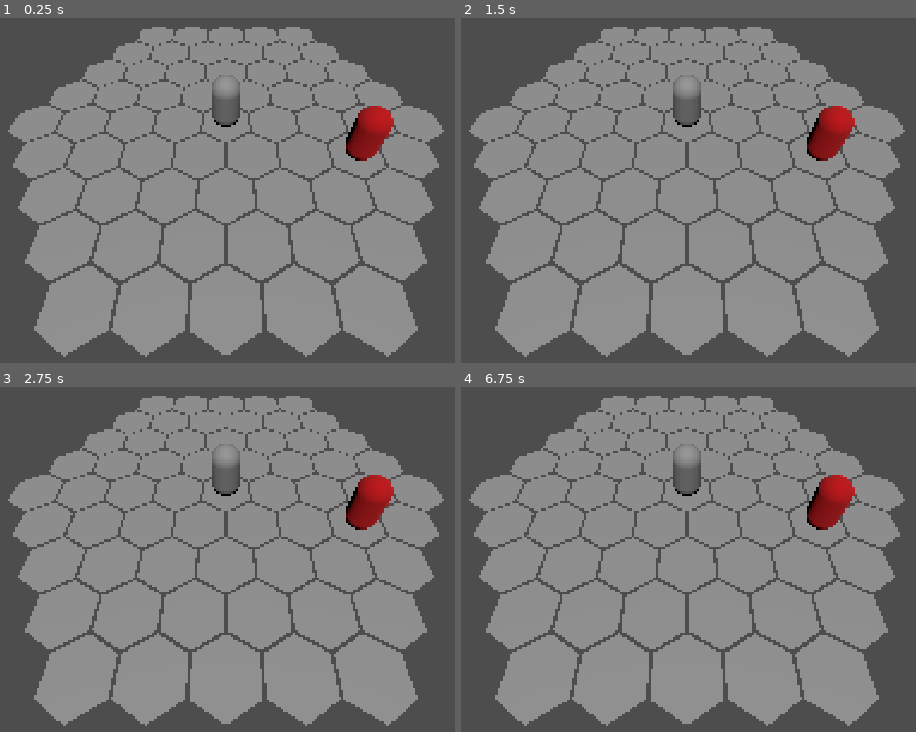
Above: before the commit, frames 1-4 (two rows, left to right).
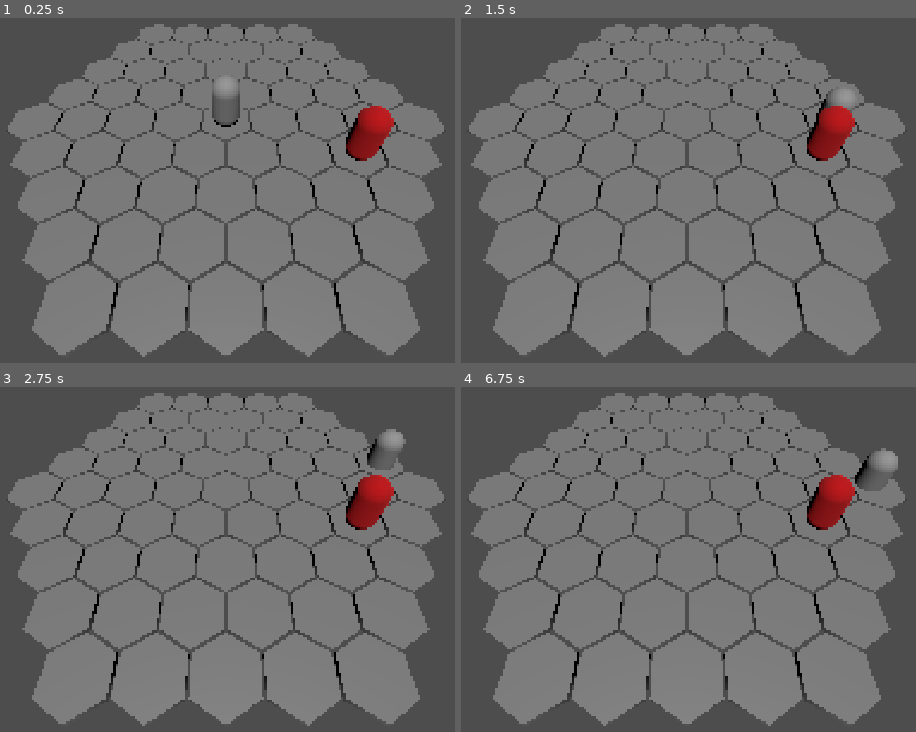
Above: after the commit, the same moments.

Repository: mmb5049/IGME601-Group4
Game: Godot game, scene res://Levels/Arena.tscn
The game is run twice, just before and just after one commit, with the same random seed, the same clock (stepped at 60 frames per second) and the same inputs.
Inputs (mouse positions are in pixels of both pictures, inside the frame that each line leads up to):
- Up to frame 1 (0.25 s): no input
- Up to frame 2 (1.5 s): tap Enter at 0.5 s; move the mouse to (861, 121) at 0.52 s; hold D 0.53-1.28 s; tap M at 0.6, 1.35 s; click (861, 121) at 0.67 s; tap Space at 1.25 s; move the mouse to (529, 166) at 1.27 s; hold S from 1.28 s (still down); click (529, 166) at 1.42 s
- Up to frame 3 (2.75 s): tap Enter at 2 s; move the mouse to (304, 414) at 2.02 s; release S at 2.03 s; hold D from 2.03 s (still down); tap M at 2.1 s; click (304, 414) at 2.17 s
- Up to frame 4 (6.75 s): tap Space at 2.75, 4.25 s; move the mouse to (647, 604) at 2.77 s; tap M every 0.75 s from 2.85 to 6.6 s; click (647, 604) at 2.92 s; tap Enter at 3.5 s; move the mouse to (outside the picture) at 3.52 s; release D at 3.53 s; hold S 3.53-5.78 s; click (outside the picture) at 3.67 s; move the mouse to (outside the picture) at 4.27 s; click (outside the picture) at 4.42 s; move the mouse to (724, 514) at 5.02 s; click (724, 514) at 5.17 s; move the mouse to (565, 400) at 5.77 s; hold D from 5.78 s (still down); click (565, 400) at 5.92 s; move the mouse to (861, 490) at 6.52 s; click (861, 490) at 6.67 s

The runs differ from the first frame. In frame 1, 7.9% of the frame differs, in the area x 1-98%, y 1-99%; in frame 2, 8.5%; in frame 3, 8.9%; in frame 4, 9.0%.
Error after the commit: Invalid access to property or key 'type' on a base object of type 'Nil'. (res://Characters/player_controller.gd:107)

Commit message:
Returned all functionality

Diff:
--- a/igme-601-group-4/Abilities/Slash.tres
+++ b/igme-601-group-4/Abilities/Slash.tres
@@ -5,6 +5,6 @@
 [resource]
 script = ExtResource("1_8nbmr")
 ability_name = "Slash"
-range = 1
+range = 2
 targeting_type = 3
 metadata/_custom_type_script = "uid://bb2g6ka3m3kqr"
--- a/igme-601-group-4/Characters/Enemy.tscn
+++ b/igme-601-group-4/Characters/Enemy.tscn
@@ -15,5 +15,5 @@
 mesh = SubResource("CapsuleMesh_pdfgs")
 surface_material_override/0 = SubResource("StandardMaterial3D_jhdhk")
 
-[node name="Node" type="Node" parent="." unique_id=977198110]
+[node name="Movement" type="Node" parent="." unique_id=977198110]
 script = ExtResource("2_mig5a")
--- a/igme-601-group-4/Characters/Player.tscn
+++ b/igme-601-group-4/Characters/Player.tscn
@@ -10,8 +10,9 @@
 
 [sub_resource type="CapsuleShape3D" id="CapsuleShape3D_0f3il"]
 
-[node name="Player" type="CharacterBody3D" unique_id=372403699]
+[node name="Player" type="CharacterBody3D" unique_id=372403699 node_paths=PackedStringArray("movement")]
 script = ExtResource("1_v6d5b")
+movement = NodePath("Movement")
 abilities = Array[ExtResource("2_v6d5b")]([ExtResource("3_55lj8"), ExtResource("4_qhb0e")])
 
 [node name="MeshInstance3D" type="MeshInstance3D" parent="." unique_id=1168173185]
@@ -23,7 +24,3 @@
 [node name="Movement" type="Node" parent="." unique_id=1414287046 node_paths=PackedStringArray("character")]
 script = ExtResource("5_55lj8")
 character = NodePath("..")
-
-[node name="Movement" type="Node" parent="Movement" unique_id=1737023877 node_paths=PackedStringArray("character")]
-script = ExtResource("5_55lj8")
-character = NodePath("../..")
--- a/igme-601-group-4/Characters/character_movement.gd
+++ b/igme-601-group-4/Characters/character_movement.gd
@@ -1,24 +1,24 @@
 extends Node
 
+class_name CharacterMovement
+
 @export var character:Node3D
+@export var move_speed:float = 20
 
-@export var move_speed:float
-
-var current_cell:Vector2i
+var current_cell:Vector2i = Vector2i.ZERO
 var target_cell:Vector2i
 var path:Array[Vector2i]
 
 var is_moving:bool
+
+func _ready():
+	target_cell = current_cell
 
 func _physics_process(delta):
 	if(target_cell != current_cell):
 		# Move to the target cell
 		var reached_target = move_to(target_cell,delta)
 		if (reached_target):
-			# Update occupancy
-			HexGrid.instance.set_occupied(current_cell, false)
-			HexGrid.instance.set_occupied(target_cell, true)
-
 			# Find next cell in the path
 			if path and not path.is_empty():
 				target_cell = path.pop_front()
@@ -30,8 +30,8 @@
 
 # Creates a path toward
 func pathfind(end_cell:Vector2i):
-	var path := HexGrid.instance.find_path(current_cell, target_cell)
-
+	## Should not pathfind when dashing...
+	path = HexGrid.find_path(current_cell, end_cell)
 	## Old code... Checks if path has enough tiles to move
 	if path.is_empty():
 		return
@@ -39,14 +39,16 @@
 	if path.is_empty():
 		return
 
+	HexGrid.set_occupied(current_cell, false)
 	target_cell = path.pop_front()
+	print("New target is: " + str(target_cell))
 
 # Move character towards target hex. Returns true if the target has been reached
 func move_to(cell:Vector2i, delta) -> bool:
-	var target_position := HexGrid.instance.to_global(HexGrid.hex_to_world(cell))
+	var target_position = HexGrid.to_global(HexGrid.hex_to_world(cell))
 
 	# Adjust target height
-	target_position.y = HexGrid.instance.cell_height / 2.0 + 0.5
+	target_position.y = HexGrid.hex_height / 2.0 + 0.5
 
 	# Set speed
 	var current_speed = move_speed
@@ -59,6 +61,11 @@
 
 	# Check if target reached
 	if character.global_position.distance_to(target_position) < 0.01:
+		# Update occupancy
+		HexGrid.set_occupied(current_cell, false)
+		HexGrid.set_occupied(target_cell, true)
+
+		# Snap position
 		character.global_position = target_position
 		current_cell = target_cell
 		return true
--- a/igme-601-group-4/Characters/enemy.gd
+++ b/igme-601-group-4/Characters/enemy.gd
@@ -20,16 +20,16 @@
 
 func set_grid_pos(new_hex:Vector2i) -> bool:
 	# check if hex is valid
-	if  HexScript.is_valid_cell(new_hex) and HexScript.is_occupied(new_hex):
+	if  HexGrid.is_valid_cell(new_hex) and HexGrid.is_occupied(new_hex):
 		print("Hex Occupied")
 		return false
 
 	# clear old hex
 	if current_cell:
-		HexScript.set_occupied(current_cell, false)
+		HexGrid.set_occupied(current_cell, false)
 
 	# occupy new hex
 	current_cell = new_hex
-	HexScript.set_occupied(current_cell, self)
-	position = HexScript.hex_to_world(current_cell) + Vector3(0,1,0)
+	HexGrid.set_occupied(current_cell, self)
+	position = HexGrid.hex_to_world(current_cell) + Vector3(0,1,0)
 	return true
--- a/igme-601-group-4/Characters/player_controller.gd
+++ b/igme-601-group-4/Characters/player_controller.gd
@@ -1,24 +1,12 @@
 extends CharacterBody3D
 class_name PlayerController
 
-var move_speed: float = 10.0
-var dash_speed: float = 25.0
-var current_speed: float
-
-@onready var camera: Camera3D = get_viewport().get_camera_3d()
-
-var current_cell: Vector2i = Vector2i.ZERO
-
-var path: Array[Vector2i] = []
-
-var target_cell: Vector2i
-
-var is_moving := false
-var is_dashing := false
+@onready var camera:Camera3D = get_viewport().get_camera_3d()
+@export var movement:CharacterMovement
 
 @export_category("Abilities")
 @export var abilities: Array[Ability] = []
-var active_ability: Ability = null
+var selected_ability:Ability = null
 
 enum PlayerMode {
 	NONE,
@@ -26,46 +14,56 @@
 	ACTING
 }
 var current_mode := PlayerMode.NONE
-var selected_ability:Ability = null
-
-var dash_path: Array[Vector2i] = []
+
+var cursor_position:Vector2i
 
 func _ready():
-	var spawn_position := HexGrid.hex_to_world(current_cell)
-	spawn_position.y = HexGrid.instance.cell_height / 2.0 + 1
-
-	global_position = HexGrid.instance.to_global(spawn_position)
-
-	HexGrid.instance.set_occupied(current_cell, true)
-func _process(delta):
-	pass
+	var spawn_position := HexGrid.hex_to_world(movement.current_cell)
+	spawn_position.y = HexGrid.hex_height / 2.0 + 1
+
+	global_position = HexGrid.to_global(spawn_position)
+
+	HexGrid.set_occupied(movement.current_cell, true)
+
+func _process(_delta):
+	match current_mode:
+		PlayerMode.NONE:
+
+			pass
+		PlayerMode.TARGETING:
+
+			pass
+		PlayerMode.ACTING:
+			## Carry out during Action Phase, after queue is made
+			pass
+
 func _unhandled_input(event):
 # All the key press below is for testing purposes
 	if event is InputEventKey:
 		if event.pressed and not event.echo:
-
-			if event.keycode == KEY_M:
-				add_ability(get_ability("Move"))
-				return
-
-			if event.keycode == KEY_D:
-				add_ability(get_ability("Dash"))
-				return
-
-			if event.keycode == KEY_S:
-				add_ability(get_ability("Slash"))
-				return
-
-	if event is InputEventMouseButton:
-
-		if event.button_index != MOUSE_BUTTON_LEFT:
-			return
-
-		if not event.pressed:
-			return
-
-		if is_moving:
-			return
+			if current_mode == PlayerMode.NONE:
+				match event.keycode:
+					KEY_M:
+						add_ability(get_ability("Move"))
+					KEY_D:
+						add_ability(get_ability("Dash"))
+					KEY_S:
+						add_ability(get_ability("Slash"))
+				preview_target(selected_ability,cursor_position)
+	elif event is InputEventMouseButton and event.button_index == MOUSE_BUTTON_LEFT and event.pressed:
+		if current_mode == PlayerMode.TARGETING:
+			current_mode = PlayerMode.NONE
+			HexGrid.clear_highlights()
+			var target_data = get_target(selected_ability,cursor_position)
+
+			## For now, just execute the ability with the information aleady gathered
+			execute_ability(selected_ability,target_data)
+		else:
+			print("Occupied: " + str(HexGrid.occupied_cells))
+	elif event is InputEventMouseMotion:
+		cursor_position = event.position
+		if current_mode == PlayerMode.TARGETING:
+			preview_target(selected_ability,cursor_position)
 
 # ======Ability Template======
 func get_ability(ability_name: String) -> Ability:
@@ -74,12 +72,9 @@
 			return ability
 	return null
 
-func add_ability(ability: Ability) -> void:
+# Adds ability to the queue. Some abilities require input before being added.
+func add_ability(ability:Ability) -> void:
 	if ability == null:
-		return
-
-	## Remove after queue is functioning
-	if is_moving:
 		return
 
 	print("Using ability: ", ability.ability_name)
@@ -87,6 +82,7 @@
 	match ability.targeting_type:
 		Global.TargetingType.NONE:
 			# Add ability to queue
+			## Need to add ability to queue immediately (as of right now, there are no abilities with NONE)
 			pass
 		Global.TargetingType.DIRECTION:
 			# Get direction
@@ -100,39 +96,41 @@
 			# Get tile location
 			current_mode = PlayerMode.TARGETING
 			selected_ability = ability
-	#match ability.type:
-		#Ability.AbilityType.MOVEMENT:
-			#use_movement_ability(ability)
-		#Ability.AbilityType.ATTACK:
-			#use_attack_ability(ability)
-		#Ability.AbilityType.TRAP:
-			#use_trap_ability(ability)
-		#Ability.AbilityType.STATUS:
-			#use_status_ability(ability)
-		#Ability.AbilityType.DEFENSE:
-			#use_defense_ability(ability)
 
 # Updates the grid display
 func preview_target(ability:Ability, mouse_position:Vector2):
-	HexGrid.instance.clear_highlights()
+	HexGrid.clear_highlights()
 	var target_data = get_target(ability,mouse_position)
+	var highlightMat:ShaderMaterial
+
+	# Select material
+	match ability.type:
+		Global.AbilityType.MOVEMENT:
+			highlightMat = HexGrid.material_move
+		Global.AbilityType.ATTACK:
+			highlightMat = HexGrid.material_attack
+
+	# Highlight cells
 	match ability.targeting_type:
 		Global.TargetingType.NONE:
 			pass
 		Global.TargetingType.DIRECTION:
-			var direction = target_data;
-
-			if direction == Vector2i.ZERO:
+			if !target_data or target_data == Vector2i.ZERO:
 				return
-
-			HexGrid.instance.highlight_line(HexGrid.instance.material_blue,current_cell,direction,ability.range)
+			# Display all directions as one color, then the target as another
+			for direction:Vector2i in HexGrid.DIRECTIONS:
+				HexGrid.highlight_line(highlightMat,movement.current_cell,direction,ability.range)
+			HexGrid.highlight_line(HexGrid.material_select,movement.current_cell,target_data,ability.range)
 		Global.TargetingType.SHAPE:
 			pass
 		Global.TargetingType.SINGLE_TILE:
+			var cells:Array[Vector2i]
+			for i in range(ability.range):
+				cells.append_array(HexGrid.get_ring(movement.current_cell,i+1))
+			if cells:
+				HexGrid.highlight_cells(highlightMat,cells)
 			if(target_data):
-				HexGrid.instance.create_highlight(HexGrid.instance.material_blue,target_data)
-			pass
-	pass
+				HexGrid.create_highlight(HexGrid.material_select,target_data)
 
 # Returns appropriate target data based on target type
 	# DIRECTION: returns a Vector2i for direction
@@ -142,14 +140,14 @@
 	var clicked_cell = get_clicked_hex(mouse_position)
 
 	# Validate cell
-	if clicked_cell == null or not HexScript.is_valid_cell(clicked_cell):
+	if clicked_cell == null or not HexGrid.is_valid_cell(clicked_cell):
 		return
 
 	match ability.targeting_type:
 		Global.TargetingType.NONE:
 			pass
 		Global.TargetingType.DIRECTION:
-			var difference: Vector2i = clicked_cell - current_cell
+			var difference: Vector2i = clicked_cell - movement.current_cell
 			if difference == Vector2i.ZERO:
 				return false
 
@@ -167,10 +165,20 @@
 			pass
 		Global.TargetingType.SINGLE_TILE:
 			# Limit to range
-			if HexScript.hex_distance(clicked_cell,current_cell) > ability.range:
+			if HexGrid.hex_distance(clicked_cell,movement.current_cell) > ability.range:
 				return false
 			return clicked_cell
-	pass
+
+func execute_ability(ability:Ability, target_data):
+	print("Executing: " + str(ability.ability_name))
+	match ability.type:
+		Global.AbilityType.MOVEMENT:
+			if(ability.targeting_type == Global.TargetingType.DIRECTION):
+				target_data = HexGrid.raycast(movement.current_cell,target_data,ability.range)
+			print("Moving to: " + str(target_data))
+			movement.pathfind(target_data)
+		Global.AbilityType.ATTACK:
+			pass
 
 func get_clicked_hex(mouse_position: Vector2):
 	# Create a ray from the camera through the mouse position
@@ -182,14 +190,14 @@
 		return null
 
 	# Find where the ray intersects the hex grid plane
-	var grid_y := HexGrid.instance.global_position.y
-	var distance := (grid_y - ray_origin.y) / ray_direction.y
+	var grid_y = HexGrid.global_position.y
+	var distance = (grid_y - ray_origin.y) / ray_direction.y
 	if distance < 0:
 		return null
-	var hit_position := ray_origin + ray_direction * distance
+	var hit_position = ray_origin + ray_direction * distance
 
 	# Convert global position to HexGrid local space
-	var local_position := HexGrid.instance.to_local(hit_position)
+	var local_position = HexGrid.to_local(hit_position)
 
 	# Convert world position to hex coordinate
-	return HexGrid.instance.world_to_hex(local_position)
+	return HexGrid.world_to_hex(local_position)
--- a/igme-601-group-4/Levels/Arena.tscn
+++ b/igme-601-group-4/Levels/Arena.tscn
@@ -1,11 +1,18 @@
 [gd_scene format=3 uid="uid://b0576k1jo61m6"]
 
 [ext_resource type="Script" uid="uid://dl8o2e2kjwvf0" path="res://Levels/arena_manager.gd" id="1_5o1c7"]
-[ext_resource type="Script" uid="uid://bb0hd8ec4i4l0" path="res://Scripts/hex_script.gd" id="2_f8rhi"]
+[ext_resource type="Script" uid="uid://bb0hd8ec4i4l0" path="res://Scripts/hex_grid.gd" id="2_f8rhi"]
+[ext_resource type="Script" uid="uid://bb2g6ka3m3kqr" path="res://Abilities/ability_template.gd" id="4_kn3ki"]
+[ext_resource type="Resource" uid="uid://but2yi6prxp3a" path="res://Abilities/Dash.tres" id="5_8ml7l"]
 [ext_resource type="PackedScene" uid="uid://dqd3f12ucks48" path="res://Characters/Player.tscn" id="5_dsr05"]
+[ext_resource type="Resource" uid="uid://cqkngmj77qk5w" path="res://Abilities/Move.tres" id="6_k3an4"]
+[ext_resource type="Resource" uid="uid://c67pwnn5oxebi" path="res://Abilities/Slash.tres" id="7_ifjt6"]
 
 [node name="Arena" type="Node3D" unique_id=1193273823]
 script = ExtResource("1_5o1c7")
+
+[node name="HexGrid" type="Node3D" parent="." unique_id=391055418]
+script = ExtResource("2_f8rhi")
 
 [node name="Camera3D" type="Camera3D" parent="." unique_id=1743601750]
 transform = Transform3D(1, 0, 0, 0, 0.6432073, 0.7656921, 0, -0.7656921, 0.6432073, 0, 7.695714, 7.499794)
@@ -15,8 +22,6 @@
 transform = Transform3D(1, 0, 0, 0, 0.41029218, 0.91195416, 0, -0.91195416, 0.41029218, 0, 2.4668567, 1.7899017)
 
 [node name="Player" parent="." unique_id=372403699 instance=ExtResource("5_dsr05")]
-
-[node name="HexGrid" type="Node3D" parent="." unique_id=391055418]
-script = ExtResource("2_f8rhi")
+abilities = Array[ExtResource("4_kn3ki")]([ExtResource("5_8ml7l"), ExtResource("6_k3an4"), ExtResource("7_ifjt6")])
 
 [node name="Enemies" type="Node3D" parent="." unique_id=931866839]
--- /dev/null
+++ b/igme-601-group-4/Materials/Shaders/hex_base.gdshader
@@ -0,0 +1,18 @@
+shader_type spatial;
+
+uniform vec4 color:source_color = vec4(0.202,0.202,0.202,1);
+
+void vertex() {
+	// Called for every vertex the material is visible on.
+}
+
+void fragment() {
+	// Called for every pixel the material is visible on.
+	ALBEDO = color.rgb;
+	ROUGHNESS = 0.5;
+}
+
+//void light() {
+//	// Called for every pixel for every light affecting the material.
+//	// Uncomment to replace the default light processing function with this one.
+//}
--- /dev/null
+++ b/igme-601-group-4/Materials/hex_base.tres
@@ -0,0 +1,8 @@
+[gd_resource type="ShaderMaterial" format=3 uid="uid://dy77xl57hh74m"]
+
+[ext_resource type="Shader" uid="uid://cuhmtigm7tfkn" path="res://Materials/Shaders/hex_base.gdshader" id="1_7atvq"]
+
+[resource]
+render_priority = 0
+shader = ExtResource("1_7atvq")
+shader_parameter/color = Color(0.4862745, 0.4862745, 0.4862745, 1)
--- a/igme-601-group-4/Materials/hex_glow_blue.tres
+++ b/igme-601-group-4/Materials/hex_glow_attack.tres
@@ -1,12 +1,12 @@
-[gd_resource type="ShaderMaterial" format=3 uid="uid://b3enob0tmuqwr"]
+[gd_resource type="ShaderMaterial" format=3 uid="uid://du2xlxim4627v"]
 
-[ext_resource type="Shader" uid="uid://ki1kfwdpc5si" path="res://Materials/hex_glow.gdshader" id="1_716bp"]
+[ext_resource type="Shader" uid="uid://ki1kfwdpc5si" path="res://Materials/Shaders/hex_glow.gdshader" id="1_l5q55"]
 
 [resource]
 render_priority = 0
-shader = ExtResource("1_716bp")
+shader = ExtResource("1_l5q55")
 shader_parameter/base_color = Color(0.48452926, 0.48452926, 0.48452926, 1)
-shader_parameter/glow_color = Color(1, 1, 0.3, 1)
+shader_parameter/glow_color = Color(1, 0.30196083, 0.38485336, 1)
 shader_parameter/glow_strength = 4.0
 shader_parameter/glow_speed = 3.0
 shader_parameter/edge_thickness = 0.2
--- /dev/null
+++ b/igme-601-group-4/Materials/hex_glow_move.tres
@@ -0,0 +1,12 @@
+[gd_resource type="ShaderMaterial" format=3 uid="uid://b3enob0tmuqwr"]
+
+[ext_resource type="Shader" uid="uid://ki1kfwdpc5si" path="res://Materials/Shaders/hex_glow.gdshader" id="1_716bp"]
+
+[resource]
+render_priority = 0
+shader = ExtResource("1_716bp")
+shader_parameter/base_color = Color(0.4862745, 0.4862745, 0.4862745, 1)
+shader_parameter/glow_color = Color(0.30196083, 0.7618256, 1, 1)
+shader_parameter/glow_strength = 4.0
+shader_parameter/glow_speed = 3.0
+shader_parameter/edge_thickness = 0.2
--- a/igme-601-group-4/Materials/hex_glow_red.tres
+++ b/igme-601-group-4/Materials/hex_glow_select.tres
@@ -1,10 +1,10 @@
-[gd_resource type="ShaderMaterial" format=3 uid="uid://du2xlxim4627v"]
+[gd_resource type="ShaderMaterial" format=3 uid="uid://cphx68k4roldj"]
 
-[ext_resource type="Shader" uid="uid://ki1kfwdpc5si" path="res://Materials/hex_glow.gdshader" id="1_6r6xd"]
+[ext_resource type="Shader" uid="uid://ki1kfwdpc5si" path="res://Materials/Shaders/hex_glow.gdshader" id="1_hkldh"]
 
 [resource]
 render_priority = 0
-shader = ExtResource("1_6r6xd")
+shader = ExtResource("1_hkldh")
 shader_parameter/base_color = Color(0.48452926, 0.48452926, 0.48452926, 1)
 shader_parameter/glow_color = Color(1, 1, 0.3, 1)
 shader_parameter/glow_strength = 4.0
--- /dev/null
+++ b/igme-601-group-4/Meshes/cell.tres
@@ -0,0 +1,12 @@
+[gd_resource type="CylinderMesh" format=3 uid="uid://cl4ij08f0j15e"]
+
+[ext_resource type="Material" uid="uid://dy77xl57hh74m" path="res://Materials/hex_base.tres" id="1_67iev"]
+
+[resource]
+material = ExtResource("1_67iev")
+top_radius = 0.95
+bottom_radius = 0.95
+height = 0.2
+radial_segments = 6
+rings = 1
+cap_bottom = false
--- a/igme-601-group-4/Scripts/global.gd
+++ b/igme-601-group-4/Scripts/global.gd
@@ -1,3 +1,4 @@
+extends Node
 enum AbilityType {
 	MOVEMENT,
 	ATTACK,
--- a/igme-601-group-4/Scripts/hex_script.gd
+++ b/igme-601-group-4/Scripts/hex_grid.gd
@@ -1,30 +1,34 @@
 extends Node3D
-class_name HexGrid
-static var instance:HexGrid
 
 @export var grid_radius: int = 4
-static var hex_size: float = 1.0
-@export var cell_height: float
+var hex_size: float = 1.0
+var hex_height: float
 
 var occupied_cells: Dictionary = {}
 var valid_cells: Dictionary = {}
 
 var cell_meshes: Dictionary[Vector2i,MeshInstance3D] = {}
 var highlighted_cells: Dictionary = {}
-var material_red := preload("res://Materials/hex_glow_red.tres")
-var material_blue := preload("res://Materials/hex_glow_blue.tres")
+
+var hex_mesh := preload("res://Meshes/cell.tres")
+
+# Materials
+var material_base := preload("res://Materials/hex_base.tres")
+var material_attack := preload("res://Materials/hex_glow_attack.tres")
+var material_move := preload("res://Materials/hex_glow_move.tres")
+var material_select := preload("res://Materials/hex_glow_select.tres")
 
 const DIRECTIONS = [
 	Vector2i(1, 0),
+	Vector2i(0, 1),
+	Vector2i(-1, 1),
 	Vector2i(-1, 0),
-	Vector2i(0, 1),
 	Vector2i(0, -1),
-	Vector2i(1, -1),
-	Vector2i(-1, 1)
+	Vector2i(1, -1)
+
 ]
 
 func _ready():
-	instance = self
 	generate_grid()
 
 func generate_grid():
@@ -38,7 +42,7 @@
 			valid_cells[coord] = true
 			create_hex_cell(coord)
 
-static func hex_to_world(coord: Vector2i) -> Vector3:
+func hex_to_world(coord: Vector2i) -> Vector3:
 	var q = coord.x
 	var r = coord.y
 
@@ -77,14 +81,8 @@
 
 func create_hex_cell(coord: Vector2i):
 	var mesh_instance := MeshInstance3D.new()
-	var mesh := CylinderMesh.new()
-
-	mesh.top_radius = hex_size * 0.95
-	mesh.bottom_radius = hex_size * 0.95
-	mesh.height = cell_height
-	mesh.radial_segments = 6
-
-	mesh_instance.mesh = mesh
+
+	mesh_instance.mesh = hex_mesh
 	mesh_instance.position = hex_to_world(coord)
 
 	add_child(mesh_instance)
@@ -98,6 +96,26 @@
 		neighbors.append(coord + direction)
 
 	return neighbors
+func get_ring(center:Vector2i, radius:int) -> Array[Vector2i]:
+	var results:Array[Vector2i]
+	# 4 works since the ring starts by moving right
+	var hex := center + DIRECTIONS[4] * radius
+	for i in range(6):
+		for j in range(radius):
+			results.append(hex)
+			hex = hex + DIRECTIONS[i]
+	return results
+
+func hex_distance(a: Vector2i, b: Vector2i) -> int:
+	var dq = a.x - b.x
+	var dr = a.y - b.y
+
+	return (
+		abs(dq)
+		+ abs(dr)
+		+ abs(dq + dr)
+	) / 2
+
 
 func is_occupied(coord: Vector2i) -> bool:
 	return occupied_cells.has(coord)
@@ -112,6 +130,15 @@
 func is_valid_cell(coord: Vector2i) -> bool:
 	return valid_cells.has(coord)
 
+func raycast(start:Vector2i,direction:Vector2i,length:int) -> Vector2i:
+	var cell
+	for i in range(1,length+1):
+		cell = start + direction*i
+		if not is_valid_cell(cell) or is_occupied(cell):
+			cell = start + direction*(i-1)
+			break
+	return cell
+
 func find_path(start: Vector2i, goal: Vector2i) -> Array[Vector2i]:
 	var open_set: Array[Vector2i] = [start]
 	var came_from: Dictionary = {}
@@ -138,7 +165,7 @@
 		for neighbor in get_neighbors(current):
 
 			# Must be a valid cell
-			if not valid_cells.has(neighbor):
+			if not is_valid_cell(neighbor):
 				continue
 
 			# Avoid occupied cells, except the starting cell
@@ -162,16 +189,6 @@
 	# No path found
 	return []
 
-static func hex_distance(a: Vector2i, b: Vector2i) -> int:
-	var dq = a.x - b.x
-	var dr = a.y - b.y
-
-	return (
-		abs(dq)
-		+ abs(dr)
-		+ abs(dq + dr)
-	) / 2
-
 func reconstruct_path(
 	came_from: Dictionary,
 	current: Vector2i
--- a/igme-601-group-4/project.godot
+++ b/igme-601-group-4/project.godot
@@ -17,8 +17,8 @@
 
 [autoload]
 
-HexScript="*uid://bb0hd8ec4i4l0"
 Global="*uid://blo2hic5veb6m"
+HexGrid="*uid://bb0hd8ec4i4l0"
 
 [display]
 
Not shown, added: igme-601-group-4/Materials/Shaders/hex_base.gdshader.uid
Renamed: igme-601-group-4/Materials/hex_glow.gdshader -> igme-601-group-4/Materials/Shaders/hex_glow.gdshader
Renamed: igme-601-group-4/Materials/hex_glow.gdshader.uid -> igme-601-group-4/Materials/Shaders/hex_glow.gdshader.uid
Renamed: igme-601-group-4/Scripts/hex_script.gd.uid -> igme-601-group-4/Scripts/hex_grid.gd.uid
